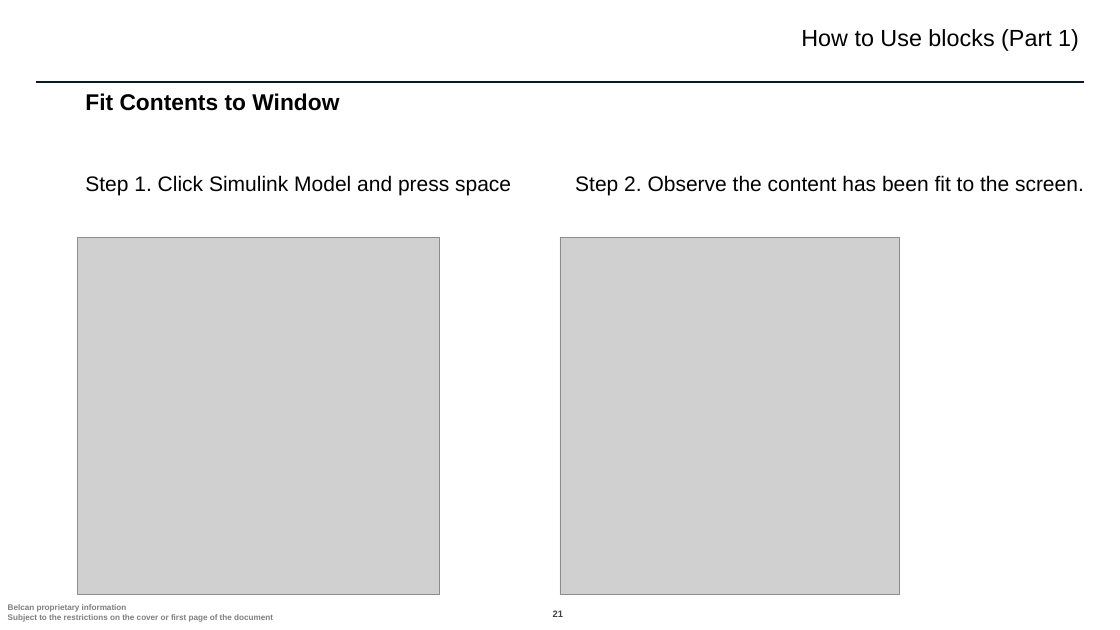
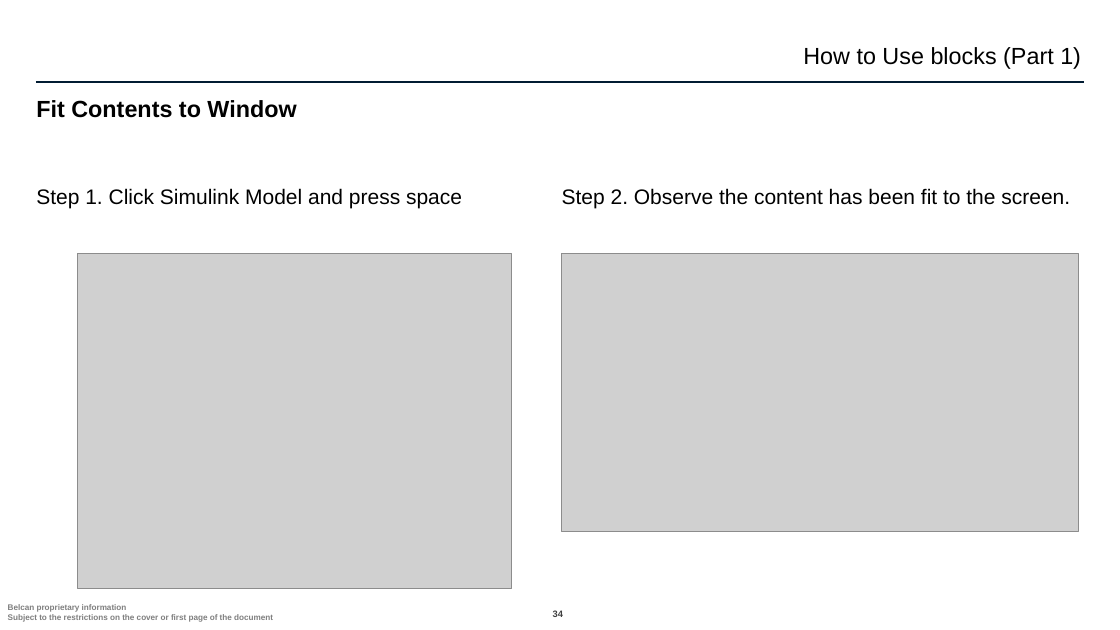
Before and after one commit to ntylerbelcan/aviation-controls-simulink-training-Belcan, a slide deck: slide 34 of ch01/Chapter 1 - Belcan.pptx (slide 21 before the commit). Drawn at 1120x630 pixels with LibreOffice and Linux fonts; fonts in the diff are those of the drawing; grey boxes stand for pictures; background and template pictures are left out. Boxes give left, top, right and bottom in pixels: in the first picture for what was removed or moved away, otherwise in the second. Text is boxed around its words. In the diff, an @@ line names an element or a change of style, - is before the commit and + after.

```diff
--- a/ch01/Chapter 1 - Belcan.pptx
+++ b/ch01/Chapter 1 - Belcan.pptx
@@ text "How to Use blocks (Part ...": place and size @@
-text "How to Use blocks (Part ..." at bbox=[801, 29, 1079, 51]
+text "How to Use blocks (Part ..." at bbox=[803, 47, 1081, 69]
@@ title "Fit Contents to Window": place and size @@
-title "Fit Contents to Window" at bbox=[85, 93, 339, 111]
+title "Fit Contents to Window" at bbox=[36, 100, 296, 118]
@@ title "Fit Contents to Window" at bbox=[36, 100, 296, 118]: size 19.5 to 20 pt @@
@@ text "Step 1. Click Simulink Model ..." at bbox=[36, 188, 462, 208]: more space between paragraphs @@
@@ text "Step 1. Click Simulink Model ...": place and size @@
-text "Step 1. Click Simulink Model ..." at bbox=[85, 175, 511, 195]
+text "Step 1. Click Simulink Model ..." at bbox=[36, 188, 462, 208]
@@ text "Step 2. Observe the content ...": place and size @@
-text "Step 2. Observe the content ..." at bbox=[575, 175, 1084, 195]
+text "Step 2. Observe the content ..." at bbox=[562, 188, 1070, 208]
@@ text "Step 2. Observe the content ..." at bbox=[562, 188, 1070, 208]: more space between paragraphs @@
@@ picture: place and size @@
-picture at bbox=[77, 237, 439, 594]
+picture at bbox=[77, 254, 512, 589]
@@ picture: place and size @@
-picture at bbox=[560, 237, 900, 594]
+picture at bbox=[562, 254, 1079, 532]
@@ page number at bbox=[553, 610, 563, 617]: text changed @@
-21
+34
```
Also in this commit, not shown: 46 other slides changed, 3 slides added.
